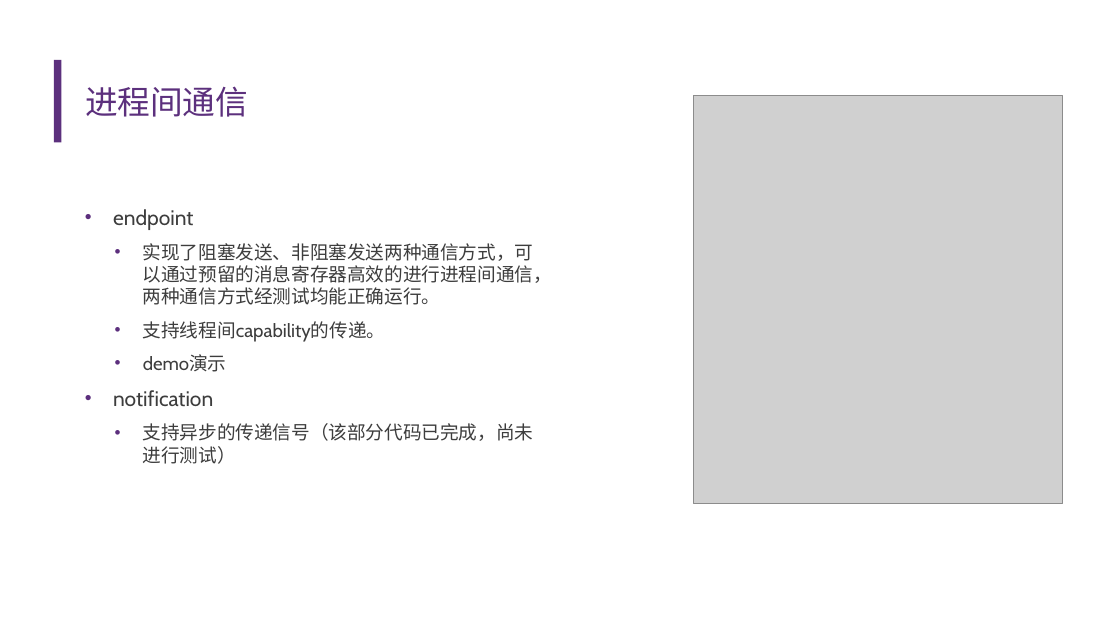
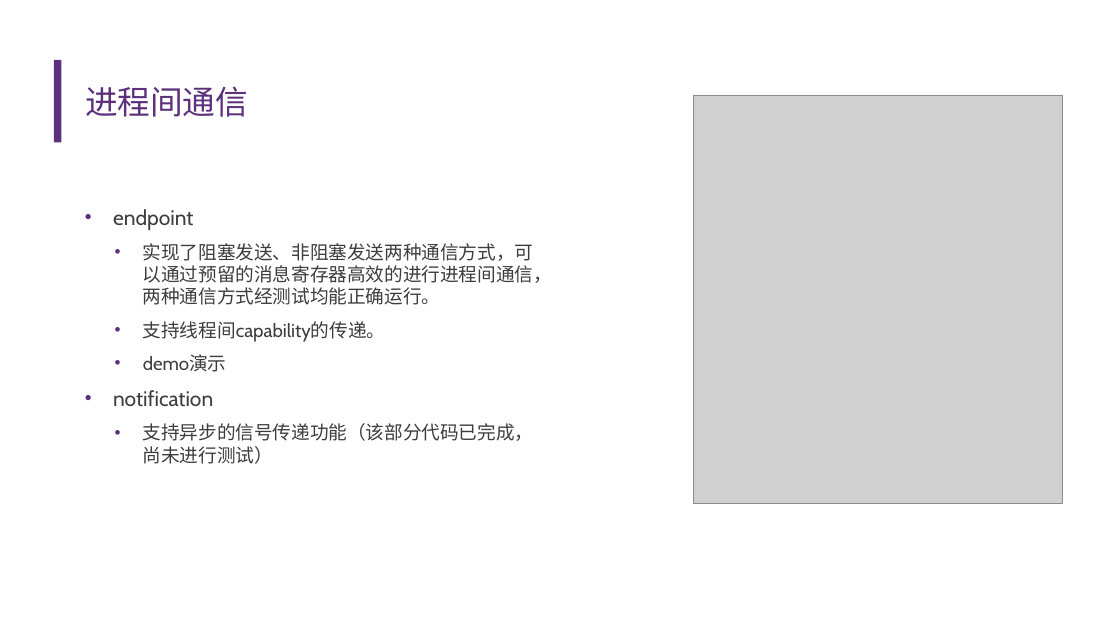
Before and after one commit to llh730/seL4-rust-implement, a slide deck: slide 9 of record/中期答辩——李龙昊.pptx. Drawn at 1120x630 pixels with LibreOffice and Linux fonts; fonts in the diff are those of the drawing; grey boxes stand for pictures; background and template pictures are left out. Boxes give left, top, right and bottom in pixels: in the first picture for what was removed or moved away, otherwise in the second. Text is boxed around its words. In the diff, an @@ line names an element or a change of style, - is before the commit and + after.

```diff
--- a/record/中期答辩——李龙昊.pptx
+++ b/record/中期答辩——李龙昊.pptx
@@ text at (143, 423, 534, 464): text changed @@
-  • 支持异步的传递信号（该部分代码已完成，尚未进行测试）
+  • 支持异步的信号传递功能（该部分代码已完成，尚未进行测试）
```
Also in this commit, not shown: 4 other slides changed, 1 slide added, 1 other file.
